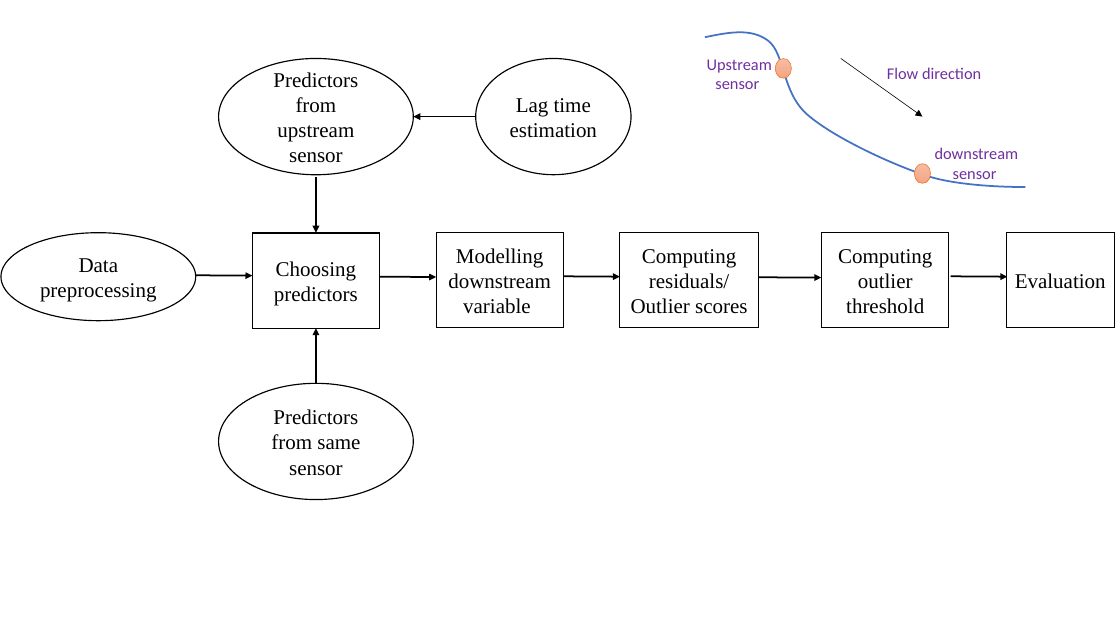
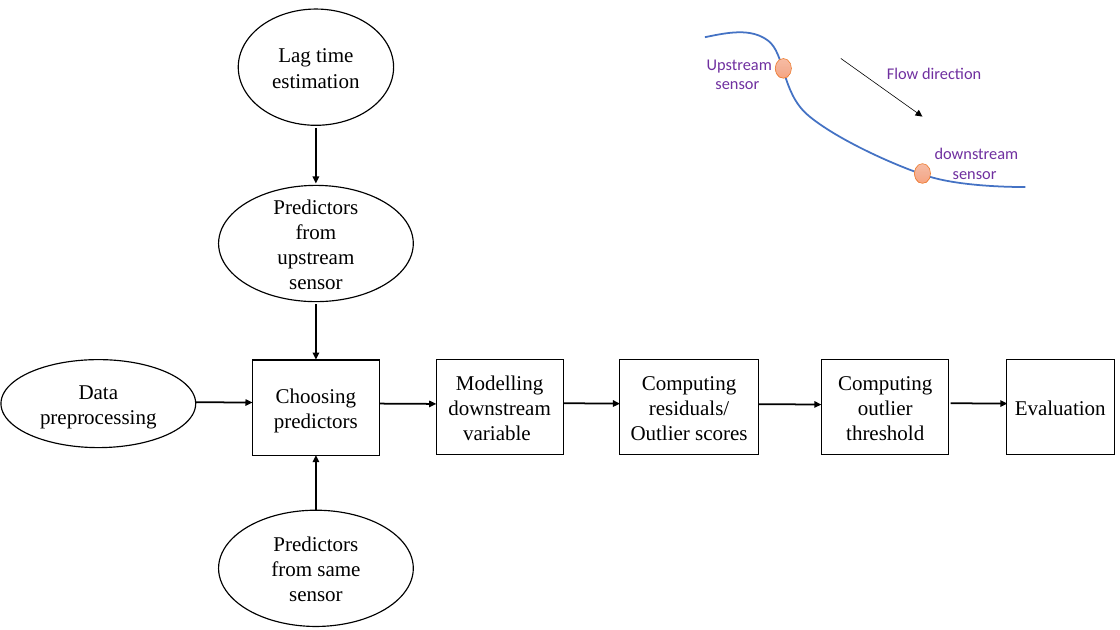
Before and after one commit to PuwasalaG/ARCLP-workshop, a slide deck: slide 1 of presentation/plots/Framework.pptx. Drawn at 1120x630 pixels with LibreOffice and Linux fonts; fonts in the diff are those of the drawing. Boxes give left, top, right and bottom in pixels: in the first picture for what was removed or moved away, otherwise in the second. Text is boxed around its words. In the diff, an @@ line names an element or a change of style, - is before the commit and + after.

```diff
--- a/presentation/plots/Framework.pptx
+++ b/presentation/plots/Framework.pptx
@@ ellipse "Lag time estimation": place and size @@
-ellipse "Lag time estimation" at box(476, 59, 631, 175)
+ellipse "Lag time estimation" at box(239, 9, 394, 125)
@@ arrow removed from (476, 117) to (413, 117) @@
@@ arrow added from (316, 128) to (316, 183), #000000 1.5 pt @@
@@ 7 arrows, 5 rectangles, 3 ellipses: place and size @@
-7 arrows, 5 rectangles, 3 ellipses at box(1, 59, 1115, 499)
+7 arrows, 5 rectangles, 3 ellipses at box(1, 186, 1115, 626)
```
Also in this commit, not shown: 7 other files.
